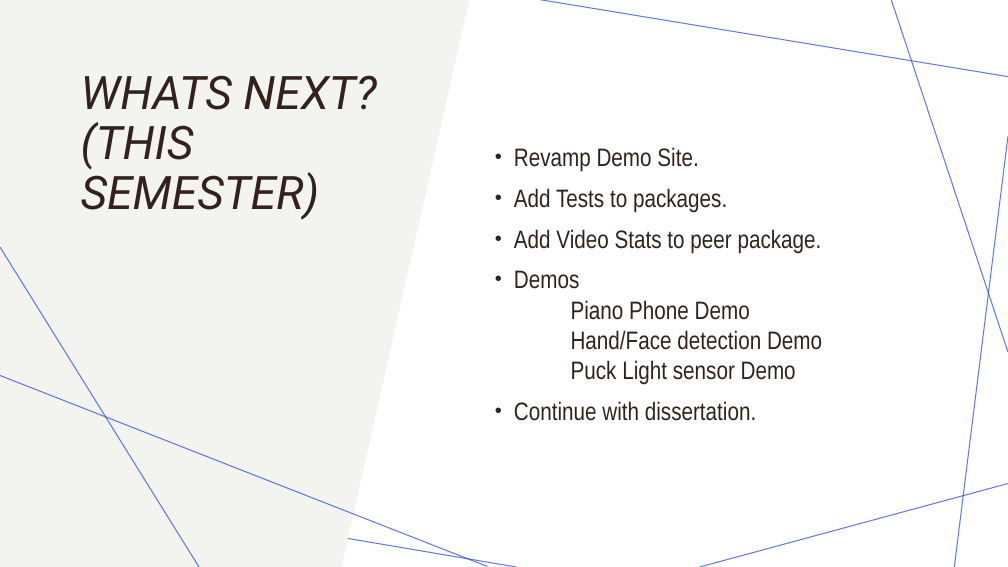
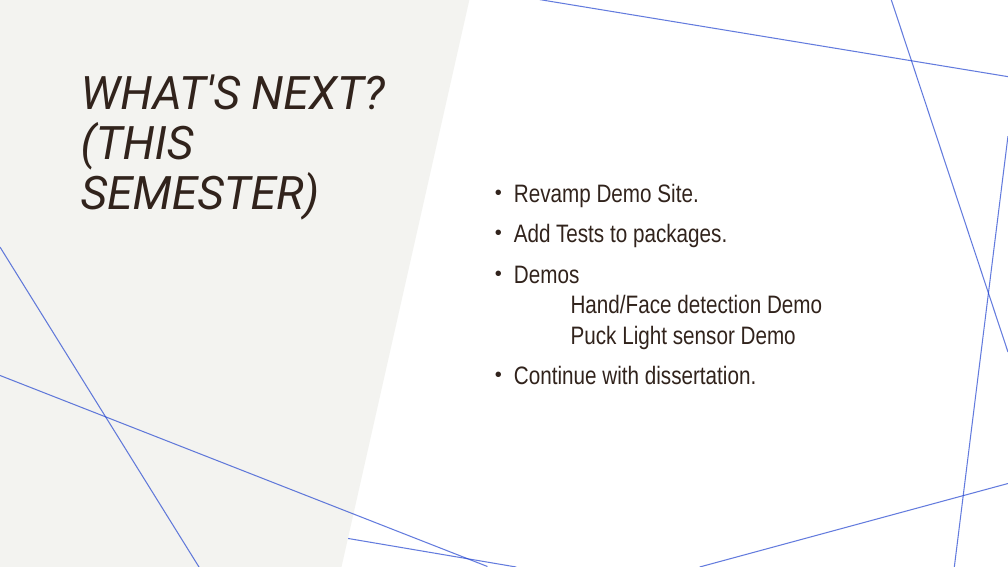
Before and after one commit to callummclu/dissertation, a slide deck: slide 6 of meetings/week 10/week10_presentation.pptx. Drawn at 1008x567 pixels with LibreOffice and Linux fonts; fonts in the diff are those of the drawing. Boxes give left, top, right and bottom in pixels: in the first picture for what was removed or moved away, otherwise in the second. Text is boxed around its words. In the diff, an @@ line names an element or a change of style, - is before the commit and + after.

```diff
--- a/meetings/week 10/week10_presentation.pptx
+++ b/meetings/week 10/week10_presentation.pptx
@@ title at (81,74,384,220): text changed @@
-WHATS NEXT?
-(THIS SEMESTER)
+WHAT'S NEXT?
+(THIS SEMESTER)
@@ text at (514,265,822,350): text changed @@
-• Add Video Stats to peer package.
-• Demos
-  Piano Phone Demo
-  Hand/Face detection Demo
-  Puck Light sensor Demo
+• Demos
+  Hand/Face detection Demo
+  Puck Light sensor Demo
```
Also in this commit, not shown: 2 other slides changed, 2 other files.
